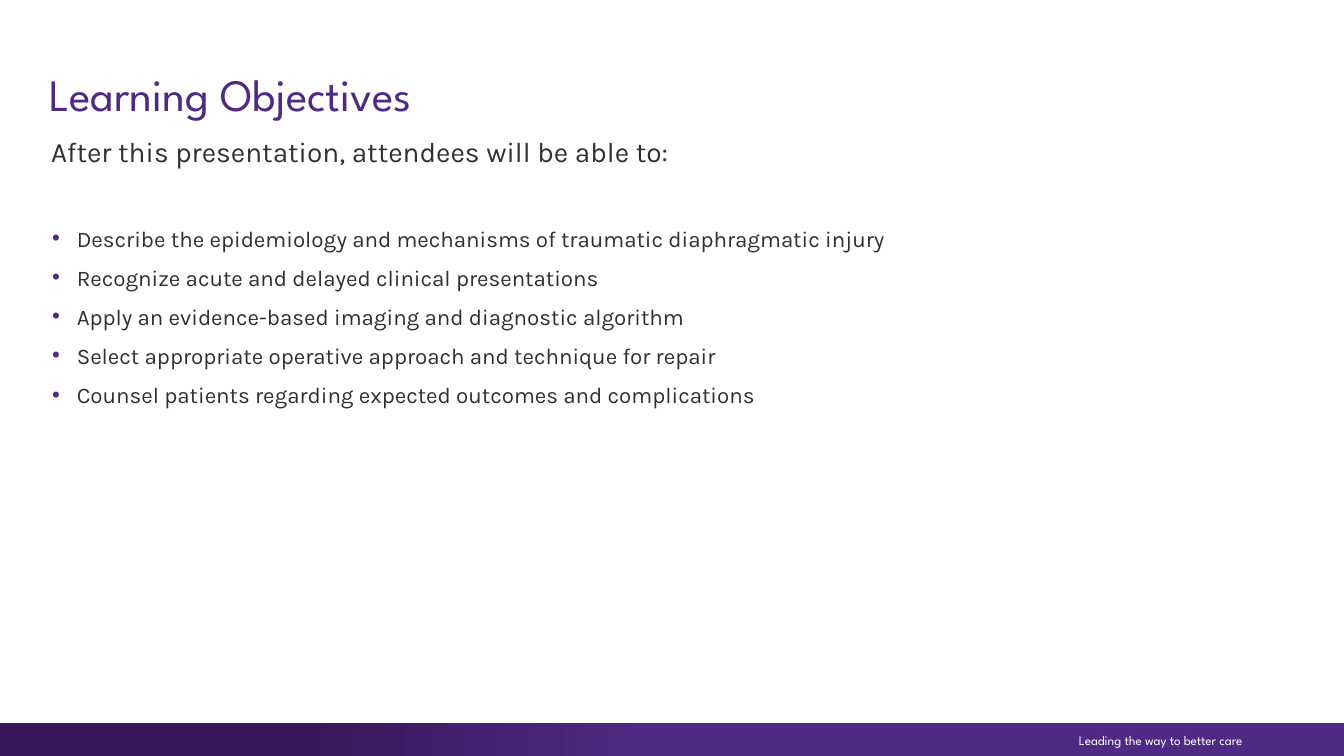
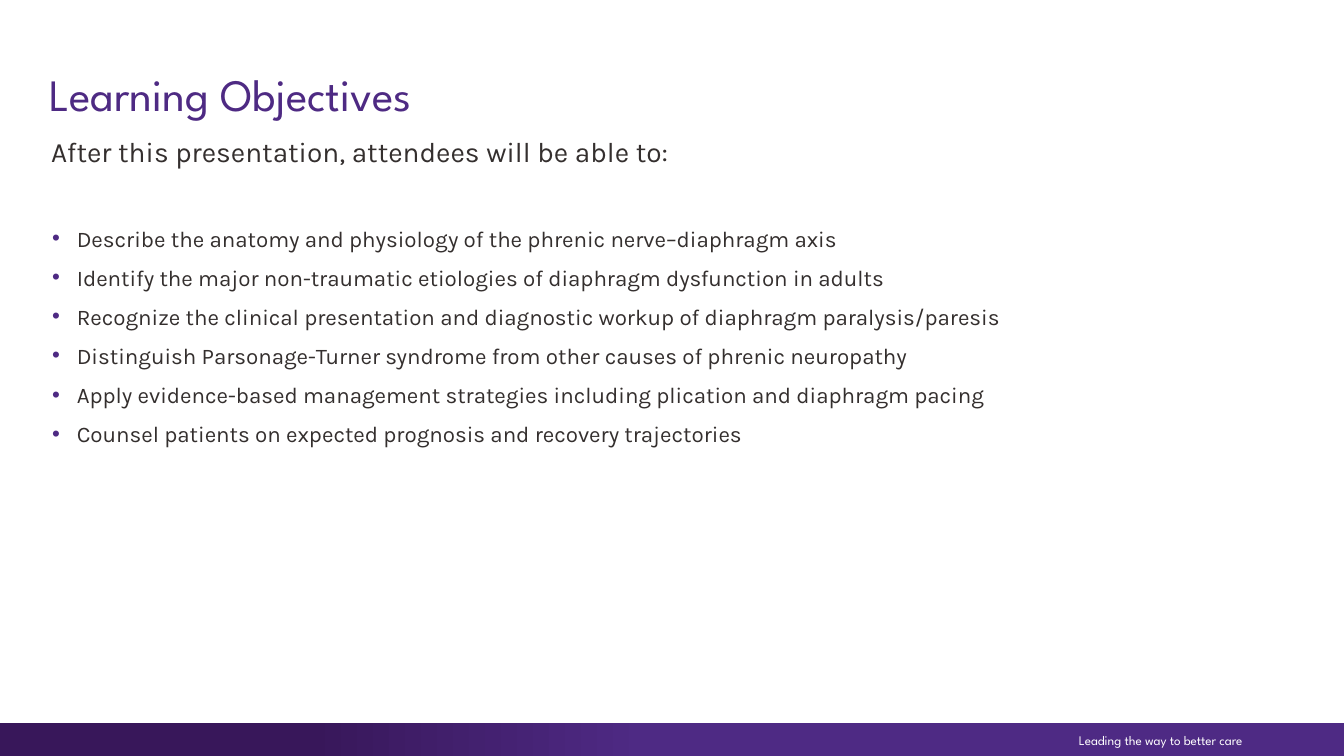
Before and after one commit to jglowala/SQLFTs-talk, a slide deck: slide 2 of Diaphragmatic_Injury_Presentation.pptx. Drawn at 1344x756 pixels with LibreOffice and Linux fonts; fonts in the diff are those of the drawing; background and template pictures are left out. Boxes give left, top, right and bottom in pixels: in the first picture for what was removed or moved away, otherwise in the second. Text is boxed around its words. In the diff, an @@ line names an element or a change of style, - is before the commit and + after.

```diff
--- a/Diaphragmatic_Injury_Presentation.pptx
+++ b/Diaphragmatic_Injury_Presentation.pptx
@@ text at [77, 231, 1000, 448]: text changed @@
-    • Describe the epidemiology and mechanisms of traumatic diaphragmatic injury
-    • Recognize acute and delayed clinical presentations
-    • Apply an evidence-based imaging and diagnostic algorithm
-    • Select appropriate operative approach and technique for repair
-    • Counsel patients regarding expected outcomes and complications
+    • Describe the anatomy and physiology of the phrenic nerve–diaphragm axis
+    • Identify the major non-traumatic etiologies of diaphragm dysfunction in adults
+    • Recognize the clinical presentation and diagnostic workup of diaphragm paralysis/paresis
+    • Distinguish Parsonage-Turner syndrome from other causes of phrenic neuropathy
+    • Apply evidence-based management strategies including plication and diaphragm pacing
+    • Counsel patients on expected prognosis and recovery trajectories
```
Also in this commit, not shown: 1 other slide changed, 18 slides added, 15 slides removed.
